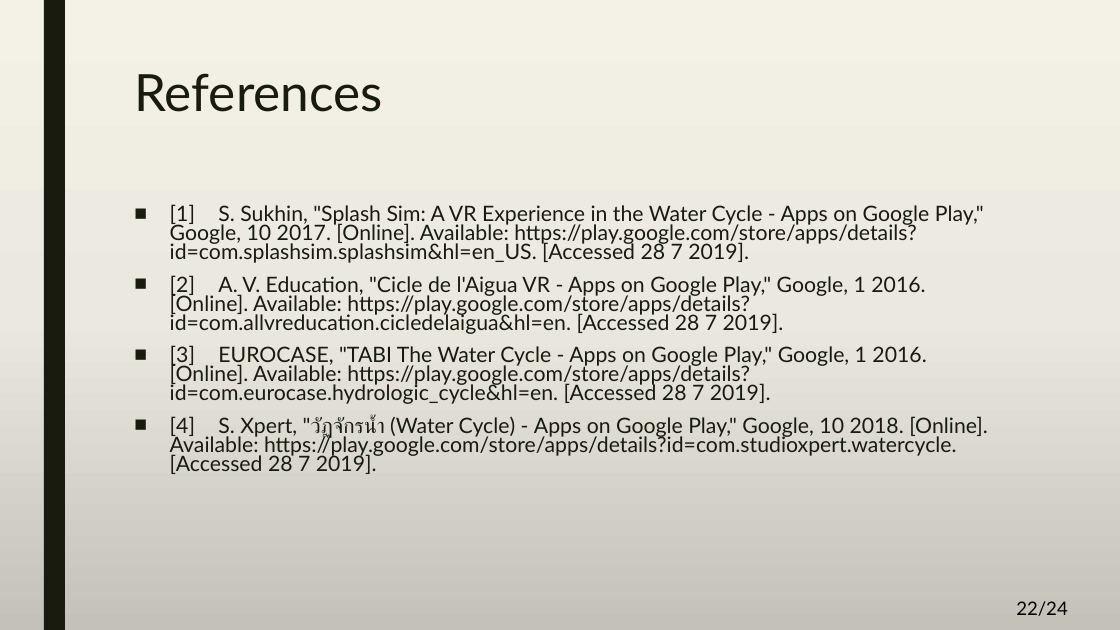
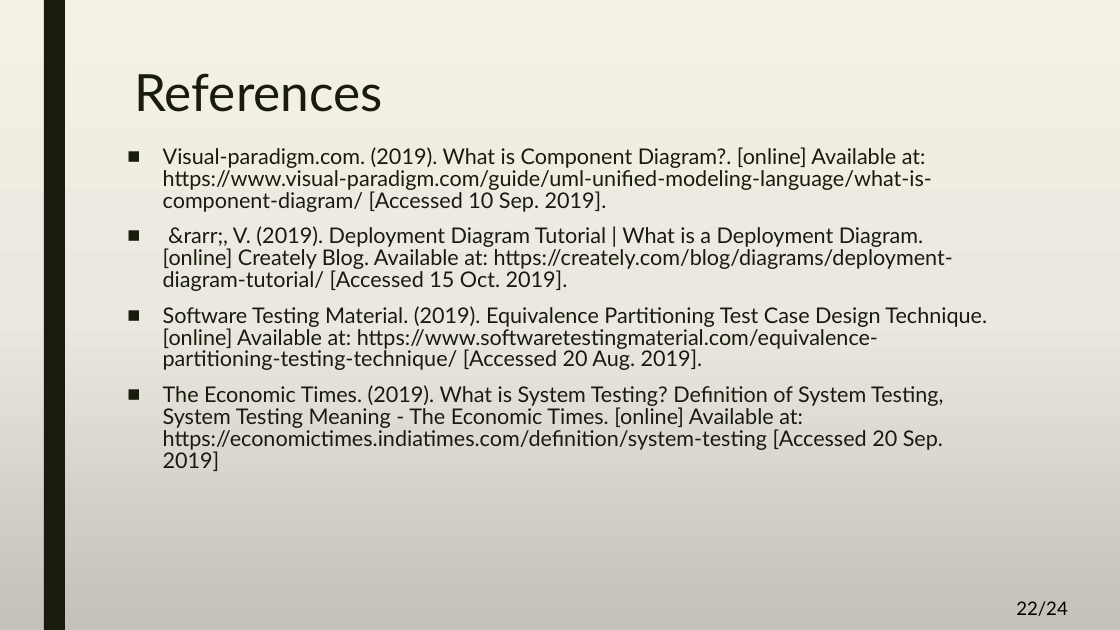
Before and after one commit to A-3li/Capstone, a slide deck: slide 22 of Final.pptx. Drawn at 1120x630 pixels with LibreOffice and Linux fonts; fonts in the diff are those of the drawing. Boxes give left, top, right and bottom in pixels: in the first picture for what was removed or moved away, otherwise in the second. Text is boxed around its words. In the diff, an @@ line names an element or a change of style, - is before the commit and + after.

```diff
--- a/Final.pptx
+++ b/Final.pptx
@@ text at (163, 147, 987, 471): text changed; size 18.2 to 18.5 pt @@
-■ [1] S. Sukhin, "Splash Sim: A VR Experience in the Water Cycle - Apps on Google Play," Google, 10 2017. [Online]. Available: https://play.google.com/store/apps/details?id=com.splashsim.splashsim&hl=en_US. [Accessed 28 7 2019].
-■ [2] A. V. Education, "Cicle de l'Aigua VR - Apps on Google Play," Google, 1 2016. [Online]. Available: https://play.google.com/store/apps/details?id=com.allvreducation.cicledelaigua&hl=en. [Accessed 28 7 2019].
-■ [3] EUROCASE, "TABI The Water Cycle - Apps on Google Play," Google, 1 2016. [Online]. Available: https://play.google.com/store/apps/details?id=com.eurocase.hydrologic_cycle&hl=en. [Accessed 28 7 2019].
-■ [4] S. Xpert, "วัฏจักรน้ำ (Water Cycle) - Apps on Google Play," Google, 10 2018. [Online]. Available: https://play.google.com/store/apps/details?id=com.studioxpert.watercycle. [Accessed 28 7 2019].
+■ Visual-paradigm.com. (2019). What is Component Diagram?. [online] Available at: https://www.visual-paradigm.com/guide/uml-unified-modeling-language/what-is-component-diagram/ [Accessed 10 Sep. 2019].
+■ &rarr;, V. (2019). Deployment Diagram Tutorial | What is a Deployment Diagram. [online] Creately Blog. Available at: https://creately.com/blog/diagrams/deployment-diagram-tutorial/ [Accessed 15 Oct. 2019].
+■ Software Testing Material. (2019). Equivalence Partitioning Test Case Design Technique. [online] Available at: https://www.softwaretestingmaterial.com/equivalence-partitioning-testing-technique/ [Accessed 20 Aug. 2019].
+■ The Economic Times. (2019). What is System Testing? Definition of System Testing, System Testing Meaning - The Economic Times. [online] Available at: https://economictimes.indiatimes.com/definition/system-testing [Accessed 20 Sep. 2019]
```
Also in this commit, not shown: 7 other slides changed.
